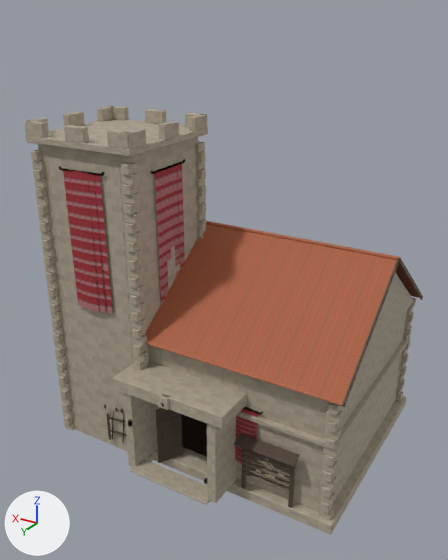
Two versions of the glTF model assets/meshes/guild.gltf, one commit apart.
Before and after are seen from a camera (50 mm lens) standing at (-14.0, 25.6, 20.8) and looking at (0.4, 1.7, 8.8). The axes (+X, +Y, +Z) are drawn at lower left. The lights are the same throughout. The picture after the commit comes second. Vertices at exactly the same position are counted once.

Objects in the first picture: 'guild'.
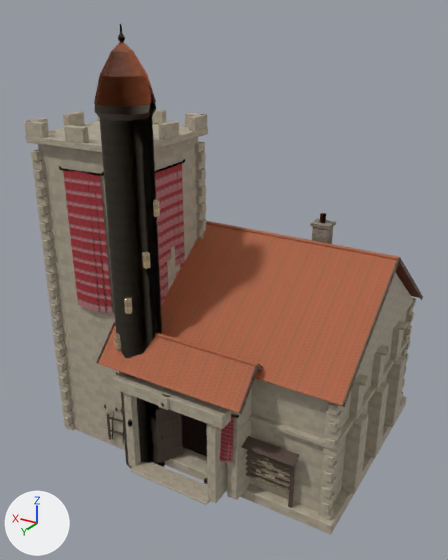
The change, as a diff of the scene's bpy script:
```diff
--- a/assets/meshes/guild.gltf.py
+++ b/assets/meshes/guild.gltf.py
@@ mat_stone @@
+mat_stone = bpy.data.materials.new('stone')
+# uses the picture img_stone_albedo_png
+# uses the picture img_stone_normal_png
+# uses the picture img_stone_orm_png
@@ me_guild @@
-me_guild.from_pydata(...)  # 12814 vertices, 22706 faces; spans x -7.6..8.0, y -5.9..7.5, z 0.0..16.4
+me_guild.from_pydata(...)  # 14263 vertices, 25346 faces; spans x -7.6..8.0, y -5.9..7.5, z 0.0..20.4
+# me_guild part 1: the loose piece of 24 vertices spanning x 2.1..2.7, y 5.7..6.0, z 6.7..7.1 is copied, and the copy is scaled about its middle by (-0.38, -0.69, 1.74), then moved by (0.5, 0.9, 0.2), in mat_glass; it spans x 2.7..3.1, y 6.5..6.9, z 6.8..7.4
+# me_guild part 2: the loose piece of 24 vertices spanning x 2.2..2.6, y 5.6..6.1, z 8.8..9.2 is copied, and the copy is scaled about its middle by (-0.66, -0.491, 1.74), then moved by (-0.3, 1.0, 0.1), in mat_glass; it spans x 1.9..2.3, y 6.6..7.0, z 8.8..9.5
+# me_guild part 3: the loose piece of 24 vertices spanning x -7.5..7.6, y 5.6..5.8, z 6.8..6.9 is copied, and the copy is scaled about its middle by (0.503, 0.913, 1.28), then moved by (0.0, 1.5, -0.8); it spans x -3.8..3.8, y 7.2..7.3, z 6.0..6.1
+# me_guild part 4: the loose piece of 24 vertices spanning x -7.5..7.6, y 5.6..5.8, z 6.8..6.9 is copied, and the copy is scaled about its middle by (0.503, 0.913, 1.28), then moved by (0.0, 1.4, -0.7); it spans x -3.8..3.8, y 7.0..7.2, z 6.1..6.3
+# me_guild part 5: the loose piece of 24 vertices spanning x -7.5..7.6, y 5.6..5.8, z 6.8..6.9 is copied, and the copy is scaled about its middle by (0.503, 0.913, 1.28), then moved by (0.0, 1.3, -0.5); it spans x -3.8..3.8, y 6.9..7.1, z 6.2..6.4
+# me_guild part 6: the loose piece of 24 vertices spanning x -7.5..7.6, y 5.6..5.8, z 6.8..6.9 is copied, and the copy is scaled about its middle by (0.503, 0.913, 1.28), then moved by (0.0, 1.2, -0.4); it spans x -3.8..3.8, y 6.8..7.0, z 6.3..6.5
+# me_guild part 7: the loose piece of 24 vertices spanning x -7.5..7.6, y 5.6..5.8, z 6.8..6.9 is copied, and the copy is scaled about its middle by (0.503, 0.913, 1.28), then moved by (0.0, 1.0, -0.3); it spans x -3.8..3.8, y 6.7..6.9, z 6.5..6.6
+# me_guild part 8: the loose piece of 24 vertices spanning x -7.5..7.6, y 5.6..5.8, z 6.8..6.9 is copied, and the copy is scaled about its middle by (0.503, 0.913, 1.28), then moved by (0.0, 0.9, -0.2); it spans x -3.8..3.8, y 6.6..6.7, z 6.6..6.8
+# me_guild part 9: the loose piece of 24 vertices spanning x -7.5..7.6, y 5.6..5.8, z 6.8..6.9 is copied, and the copy is scaled about its middle by (0.503, 0.913, 1.28), then moved by (0.0, 0.8, 0.0); it spans x -3.8..3.8, y 6.4..6.6, z 6.7..6.9
+# me_guild part 10: the loose piece of 24 vertices spanning x -7.5..7.6, y 5.6..5.8, z 6.8..6.9 is copied, and the copy is scaled about its middle by (0.503, 0.913, 1.28), then moved by (0.0, 0.7, 0.1); it spans x -3.8..3.8, y 6.3..6.5, z 6.8..7.0
+# me_guild part 11: the loose piece of 24 vertices spanning x -7.5..7.6, y 5.6..5.8, z 6.8..6.9 is copied, and the copy is scaled about its middle by (0.503, 0.913, 1.28), then moved by (0.0, 0.6, 0.2); it spans x -3.8..3.8, y 6.2..6.4, z 6.9..7.1
+# me_guild part 12: the loose piece of 24 vertices spanning x -7.5..7.6, y 5.6..5.8, z 6.8..6.9 is copied, and the copy is scaled about its middle by (0.503, 0.913, 1.28), then moved by (0.0, 0.4, 0.3); it spans x -3.8..3.8, y 6.1..6.3, z 7.1..7.3
+# me_guild part 13: the loose piece of 24 vertices spanning x -7.5..7.6, y 5.6..5.8, z 6.8..6.9 is copied, and the copy is scaled about its middle by (0.503, 0.913, 1.28), then moved by (0.0, 0.2, 0.6); it spans x -3.8..3.8, y 5.8..6.0, z 7.3..7.5
+# me_guild part 14: the loose piece of 24 vertices spanning x -7.5..7.6, y 5.6..5.8, z 6.8..6.9 is copied, and the copy is scaled about its middle by (0.501, -1.17, -0.174), then moved by (0.0, 0.1, 0.7); it spans x -3.8..3.8, y 5.8..6.0, z 7.4..7.5
+# me_guild part 15: the loose piece of 24 vertices spanning x -5.6..-2.9, y 5.5..5.7, z 3.1..3.2 is copied, and the copy is multiplied about its middle by the matrix ((0.0, -0.761, 0.0), (-0.525, 0.0, -0.551), (0.551, 0.0, -0.525)), then moved by (0.5, 1.0, 3.5); it spans x -3.8..-3.7, y 5.8..7.4, z 5.9..7.5
+# me_guild part 16: 149 loose pieces with 1276 vertices, spanning x -3.8..3.8, y 5.3..5.6, z 1.7..4.9, are deleted
+# me_guild part 17: 7 vertices removed from x 3.2..3.4, y 5.4..5.5, z 3.0..3.3; 2030 vertices added at x -7.6..7.6, y -3.4..7.4, z 0.0..20.4
+# other edits to the shape of me_guild do not show in these pictures
 me_guild.materials.append(mat_ashlar)
@@ me_guild @@
 me_guild.materials.append(mat_canvas)
+me_guild.materials.append(mat_stone)
```

Pixel boxes (x1, y1, x2, y2) of what changed, in the pictures (448 x 560 px):
'guild', reshaped (19% taller)
    before: (25, 106, 423, 535)
    after: (25, 24, 423, 535)
part 1 of me_guild, added
    after: (114, 333, 121, 349)
part 2 of me_guild, added
    after: (124, 298, 132, 314)
part 3 of me_guild, added
    after: (97, 360, 242, 414)
part 4 of me_guild, added
    after: (99, 356, 244, 409)
part 5 of me_guild, added
    after: (101, 353, 243, 405)
part 6 of me_guild, added
    after: (102, 349, 247, 401)
part 7 of me_guild, added
    after: (104, 346, 246, 396)
part 8 of me_guild, added
    after: (106, 343, 247, 392)
part 9 of me_guild, added
    after: (107, 339, 251, 388)
part 10 of me_guild, added
    after: (109, 336, 253, 384)
part 11 of me_guild, added
    after: (110, 332, 252, 380)
part 12 of me_guild, added
    after: (112, 329, 255, 376)
part 13 of me_guild, added
    after: (115, 325, 258, 368)
part 14 of me_guild, added
    after: (114, 321, 259, 366)
part 15 of me_guild, added
    after: (239, 365, 258, 414)
part 16 of me_guild, deleted (brown)
    before: (235, 407, 263, 467)
part 17 of me_guild, built on
    after: (94, 24, 408, 500)
